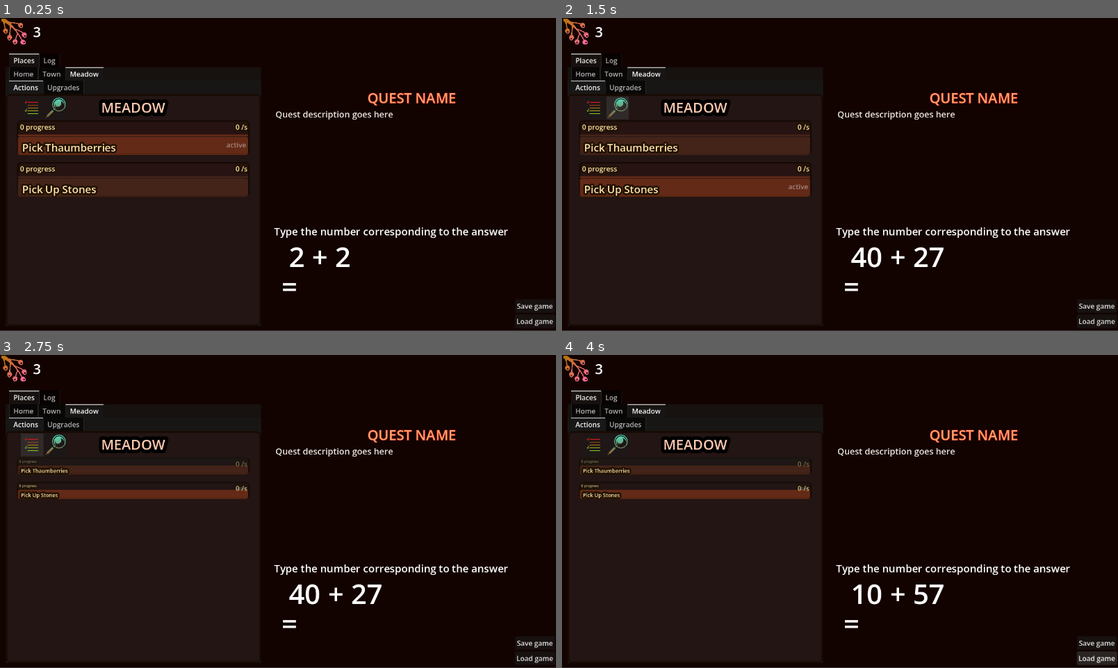
Above: before the commit, frames 1-4 (two rows, left to right).
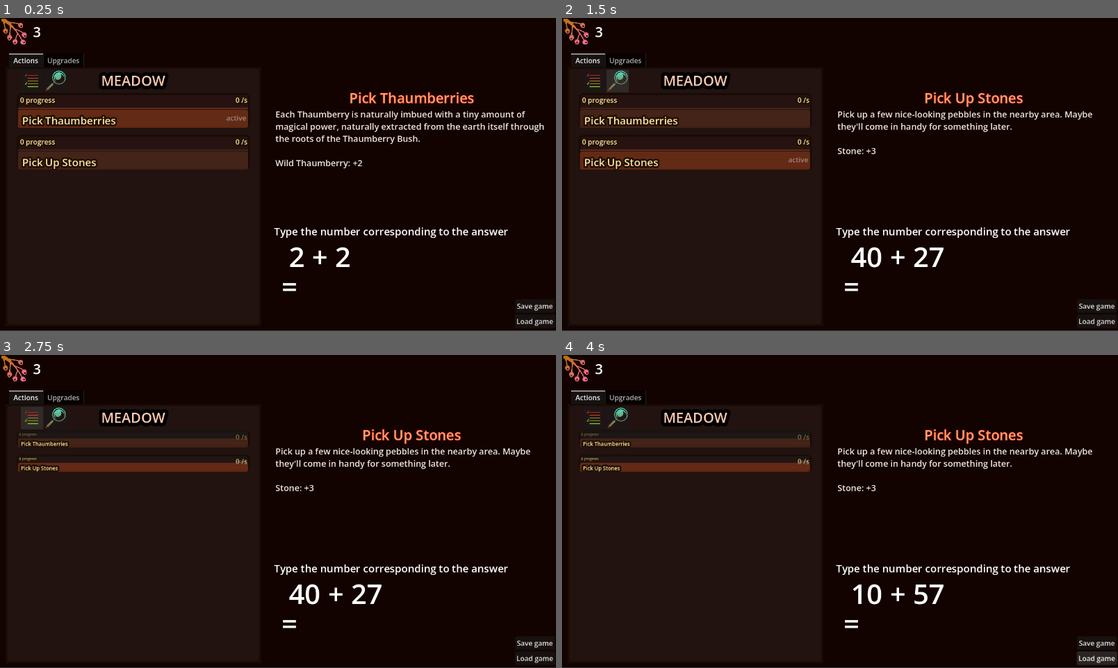
Above: after the commit, the same moments.

Repository: mark-chimes/mathcraft
Game: Godot game, scene res://main.tscn
The game is run twice, just before and just after one commit, with the same random seed, the same clock (stepped at 60 frames per second) and the same inputs.
Inputs (mouse positions are in pixels of both pictures, inside the frame that each line leads up to; where the layout moved, square brackets give the same spot in the first picture):
- Up to frame 1 (0.25 s): no input
- Up to frame 2 (1.5 s): click (695, 158) [695, 187] at 0.5 s; click (617, 80) [617, 108] at 1.25 s
- Up to frame 3 (2.75 s): click (33, 417) [33, 445] at 2 s
- Up to frame 4 (4 s): click "Save game" at 2.75 s; click "Load game" at 3.5 s

The runs differ from the first frame. In frame 1, 12% of the frame differs, in the area x 1-98%, y 11-58%; in frame 2, 12%; in frame 3, 6.5%; in frame 4, 6.3%.

Commit message:
Running compatibility mode

Diff:
--- a/main.tscn
+++ b/main.tscn
@@ -23,13 +23,14 @@
 [node name="StockControl" parent="Game/Logic" unique_id=741979544 node_paths=PackedStringArray("stock_display") instance=ExtResource("2_getpj")]
 stock_display = NodePath("../../UI/StockDisplay")
 
-[node name="QuestManager" parent="Game/Logic" unique_id=2095940230 node_paths=PackedStringArray("quest_display", "stock_control", "qna") instance=ExtResource("4_lquwl")]
+[node name="QuestManager" parent="Game/Logic" unique_id=2095940230 node_paths=PackedStringArray("current_quest_display", "quest_display", "stock_control", "qna") instance=ExtResource("4_lquwl")]
+current_quest_display = NodePath("../../UI/CurrentQuestDisplay")
+quest_display = NodePath("../../UI/Tabs/TabOverview/Actions/QuestGroupDisplay")
+stock_control = NodePath("../StockControl")
+qna = NodePath("../QnA")
 non_question = ExtResource("10_4c57u")
 null_quest = ExtResource("5_dg77c")
 is_unlock_all = false
-quest_display = NodePath("../../UI/Tabs/TabOverview/Places/Meadow/Actions/QuestGroupDisplay")
-stock_control = NodePath("../StockControl")
-qna = NodePath("../QnA")
 
 [node name="SaveLoadManager" type="Node" parent="Game/Logic" unique_id=1253070605 node_paths=PackedStringArray("stock_control", "quest_manager")]
 script = ExtResource("13_ycdy4")
@@ -75,40 +76,15 @@
 current_tab = 0
 tab_focus_mode = 0
 
-[node name="Places" type="TabContainer" parent="Game/UI/Tabs/TabOverview" unique_id=1117949154]
-layout_mode = 2
-current_tab = 2
-metadata/_tab_index = 0
-
-[node name="Home" type="Control" parent="Game/UI/Tabs/TabOverview/Places" unique_id=475520056]
-visible = false
+[node name="Actions" type="Control" parent="Game/UI/Tabs/TabOverview" unique_id=1412008936]
 layout_mode = 2
 metadata/_tab_index = 0
 
-[node name="Town" type="Control" parent="Game/UI/Tabs/TabOverview/Places" unique_id=1788997343]
-visible = false
-layout_mode = 2
-metadata/_tab_index = 1
-
-[node name="Meadow" type="TabContainer" parent="Game/UI/Tabs/TabOverview/Places" unique_id=422506603]
-layout_mode = 2
-current_tab = 0
-metadata/_tab_index = 2
-
-[node name="Actions" type="Control" parent="Game/UI/Tabs/TabOverview/Places/Meadow" unique_id=1412008936]
-layout_mode = 2
-metadata/_tab_index = 0
-
-[node name="QuestGroupDisplay" parent="Game/UI/Tabs/TabOverview/Places/Meadow/Actions" unique_id=1670799080 instance=ExtResource("5_7mycd")]
+[node name="QuestGroupDisplay" parent="Game/UI/Tabs/TabOverview/Actions" unique_id=1670799080 instance=ExtResource("5_7mycd")]
 layout_mode = 1
 is_big_size = true
 
-[node name="Upgrades" type="Control" parent="Game/UI/Tabs/TabOverview/Places/Meadow" unique_id=1367945196]
-visible = false
-layout_mode = 2
-metadata/_tab_index = 1
-
-[node name="Log" type="Control" parent="Game/UI/Tabs/TabOverview" unique_id=1899333010]
+[node name="Upgrades" type="Control" parent="Game/UI/Tabs/TabOverview" unique_id=1367945196]
 visible = false
 layout_mode = 2
 metadata/_tab_index = 1
@@ -188,6 +164,6 @@
 
 [connection signal="stock_update" from="Game/Logic/StockControl" to="Game/Logic/QuestManager" method="_on_stock_control_stock_update"]
 [connection signal="answer_correct" from="Game/Logic/QnA" to="Game/Logic/QuestManager" method="_on_answer_correct"]
-[connection signal="quest_activated" from="Game/UI/Tabs/TabOverview/Places/Meadow/Actions/QuestGroupDisplay" to="Game/Logic/QuestManager" method="_on_quest_group_display_quest_activated"]
+[connection signal="quest_activated" from="Game/UI/Tabs/TabOverview/Actions/QuestGroupDisplay" to="Game/Logic/QuestManager" method="_on_quest_group_display_quest_activated"]
 [connection signal="pressed" from="Game/UI/SaveLoad/SaveButton" to="Game/Logic/SaveLoadManager" method="_on_save_button_pressed"]
 [connection signal="pressed" from="Game/UI/SaveLoad/LoadButton" to="Game/Logic/SaveLoadManager" method="_on_load_button_pressed"]
--- a/project.godot
+++ b/project.godot
@@ -106,3 +106,4 @@
 [rendering]
 
 rendering_device/driver.windows="d3d12"
+renderer/rendering_method="gl_compatibility"
--- a/quest/display/current_quest_display.gd
+++ b/quest/display/current_quest_display.gd
@@ -1,9 +1,10 @@
 extends Control
+class_name CurrentQuestDisplay
 
 @export var quest_name_label : Label
 @export var quest_description_label : RichTextLabel
 
-func _on_update_quest_text(quest: QuestDetails):
+func update_quest_text(quest: QuestDetails):
 	quest_name_label.text = quest.quest_title
 
 	quest_description_label.clear()
--- a/quest/quest_definitions/bash_rocks.tres
+++ b/quest/quest_definitions/bash_rocks.tres
@@ -6,6 +6,7 @@
 [ext_resource type="Resource" uid="uid://beppkl2qcqjw0" path="res://stock/item/dust.tres" id="3_83km6"]
 [ext_resource type="Script" uid="uid://bat5xbmp1mw6y" path="res://quest/quest_details.gd" id="4_vpb1y"]
 [ext_resource type="Script" uid="uid://ca0nf5otmwtgb" path="res://quest/quest_unlock_requirements.gd" id="6_xd6s5"]
+[ext_resource type="Script" uid="uid://6j0ynyj8e34w" path="res://quest/yield/yield_specifier.gd" id="7_vpb1y"]
 
 [sub_resource type="Resource" id="Resource_vpb1y"]
 script = ExtResource("6_xd6s5")
--- a/quest/quest_manager.gd
+++ b/quest/quest_manager.gd
@@ -1,7 +1,7 @@
 extends Node
 class_name QuestManager
-signal update_quest_text(quest_details: QuestDetails)
-
+
+@export var current_quest_display : CurrentQuestDisplay
 @export var quest_display : QuestGroupDisplay
 @export var stock_control : StockControl
 @export var qna : QnA
@@ -162,7 +162,7 @@
 	quest_display.spawn_quest_depletion_effect(activity)
 
 func refresh_quest_display():
-	emit_update_quest_text()
+	update_quest_text()
 	quest_display.refresh()
 
 func refresh_quest_display_for_activity(activity: ActivityInfo):
@@ -181,11 +181,11 @@
 		if quest!= new_quest:
 			quest.is_focused = false
 
-func emit_update_quest_text():
+func update_quest_text():
 	if focused_quest == null:
-		update_quest_text.emit(null_quest)
+		current_quest_display.update_quest_text(null_quest)
 		return
-	update_quest_text.emit(focused_quest.quest)
+	current_quest_display.update_quest_text(focused_quest.quest)
 
 func is_questable(new_activity: ActivityInfo):
 	if new_activity == null:
@@ -205,7 +205,7 @@
 		quest.is_focused = false
 	focused_quest = null_activity
 	qna.switch_question_generator(non_question)
-	emit_update_quest_text()
+	update_quest_text()
 
 func remove_quest(activity: ActivityInfo):
 	if not quest_activities.has(activity):
